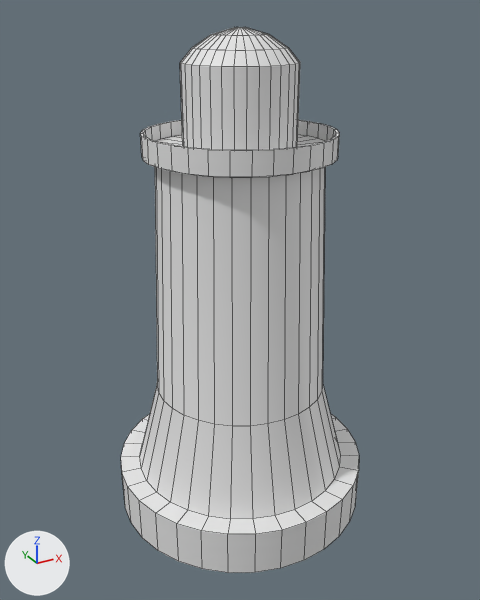
The FBX model Assets/Art/Environment/01 Green Hill Zone/Models/Lighthouse.fbx, before and after one commit.
Rendered twice from a camera (50 mm lens) standing at (-79.7, -144.8, 57.7) and looking at (-0.6, -1.0, -14.2). Lighting does not change. The marker at lower left points along +X, +Y and +Z. Mesh edges are drawn as thin lines. Vertices at the same position are counted once.

Objects in the first picture: 'Lighthouse'.
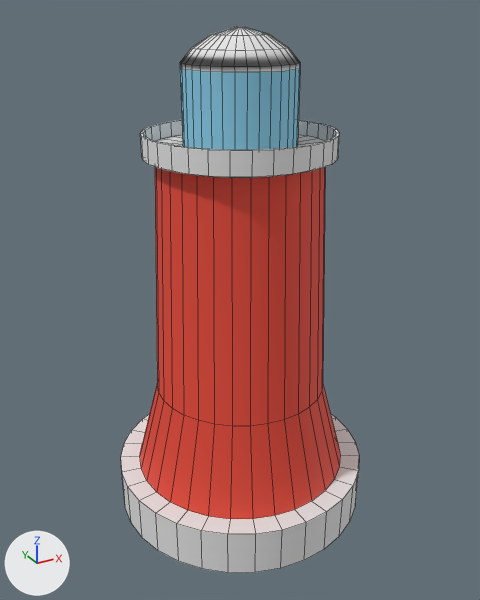
Location of each change, (x1, y1, x2, y2) in pixels of the pictures (480 x 600 px):
part 1 of me_mesh, built on
    both: (180, 63, 300, 150)
part 2 of me_mesh, recoloured (white to red)
    both: (140, 167, 340, 519)

The change in detail:
Material 'Glass' (mat_glass) is new.
Its base color is (0.241, 0.606, 0.8) (cyan #87cce7).
Its roughness is 0.69.
Material 'Gray' (mat_gray) is new.
Its base color is (0.8, 0.8, 0.8) (white #e7e7e7).
Its roughness is 0.69.
Material 'Colors' (mat_colors) is new.
Its base color is (0.8, 0.0651, 0.0375) (red #e74836).
Its roughness is 0.69.
me_mesh is used by ob_lighthouse; location (0.0, 0.0, 0.0).
me_mesh had 448 vertices, 417 faces and spanned x -35.4..35.4, y -35.4..35.4, z -76.5..53.6.
me_mesh now has 512 vertices, 483 faces and spans x -35.4..35.4, y -35.4..35.4, z -76.5..53.6.
Part 1, on me_mesh:
32 faces are deleted.
32 new vertices lie (0.0, 0.0, -1.1) away from vertices in x -14.1..14.1, y -14.1..14.1, z 46.1.
32 new vertices lie (0.0, 0.0, 0.9) away from vertices in x -14.1..14.1, y -14.1..14.1, z 26.1.
66 new faces join them, mat_gray (white #e7e7e7).
32 new faces join them, mat_glass (cyan #87cce7).
me_mesh part 2: 64 faces spanning x -29.9..29.9, y -29.9..29.9, z -63.6..23.6 switch from no material to mat_colors (red #e74836).
me_mesh now uses material mat_gray (white #e7e7e7).
me_mesh now uses material mat_glass (cyan #87cce7).
